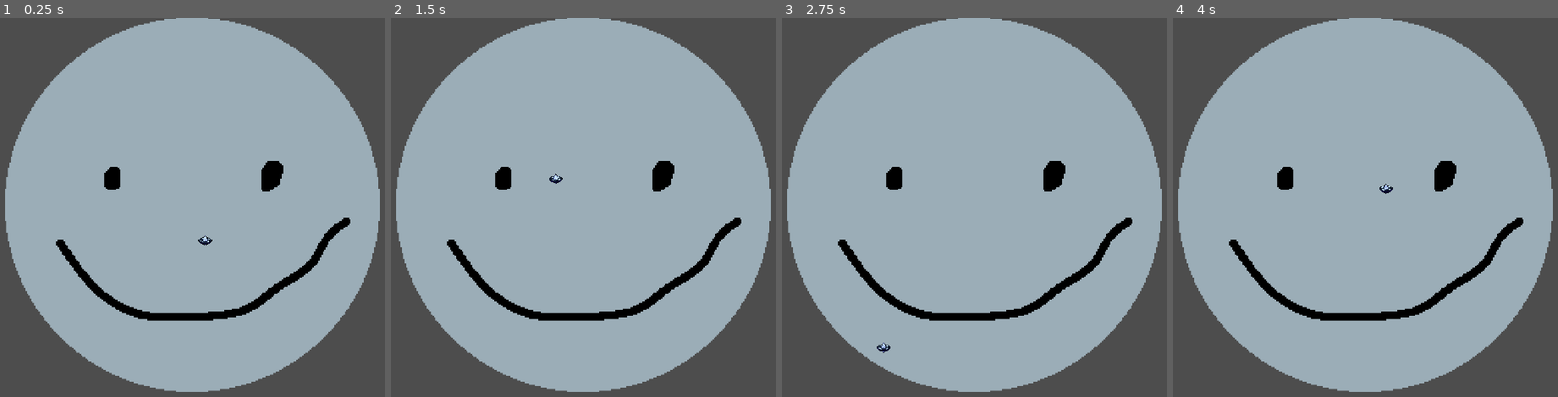
Above: before the commit, frames 1-4 (left to right).
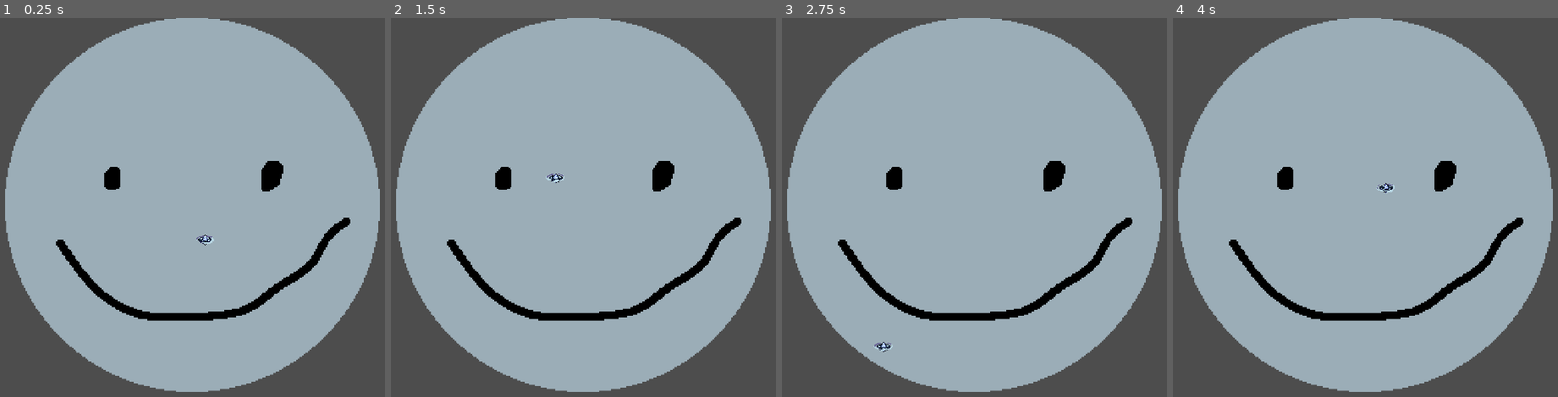
Above: after the commit, the same moments.

Repository: Dragos-Lup/spin
Game: Godot game, scene res://scenes/testing_scene.tscn
Same seed, same stepped clock (60 frames per second), same inputs: the game is played once before the commit and once after it.
Inputs (mouse positions are in pixels of both pictures, inside the frame that each line leads up to):
- Up to frame 1 (0.25 s): no input
- Up to frame 2 (1.5 s): tap Enter at 0.5 s; move the mouse to (741, 188) at 0.52 s; hold D (right) 0.53-1.28 s; click (741, 188) at 0.6 s; move the mouse to (456, 226) at 1.27 s; hold S (down) from 1.28 s (still down); click (456, 226) at 1.35 s
- Up to frame 3 (2.75 s): tap Space at 2 s; move the mouse to (1051, 124) at 2.02 s; release S (down) at 2.03 s; hold D (right) from 2.03 s (still down); click (1051, 124) at 2.1 s
- Up to frame 4 (4 s): move the mouse to (1338, 283) at 2.77 s; release D (right) at 2.78 s; hold W (up) 2.78-3.53 s; click (1338, 283) at 2.85 s; tap Enter at 3.5 s; move the mouse to (outside the picture) at 3.52 s; hold A (left) from 3.53 s (still down); click (outside the picture) at 3.6 s

The runs differ from the first frame. In frame 1, less than 0.1% of the frame differs, in the area x 50-56%, y 57-61%; in frame 2, less than 0.1%; in frame 3, less than 0.1%, in the area x 23-29%, y 85-89%; in frame 4, less than 0.1%.

Commit message:
fireanim and wind vfx for the main guy

Diff:
--- a/scenes/main_character.tscn
+++ b/scenes/main_character.tscn
@@ -6,33 +6,33 @@
 [sub_resource type="CircleShape2D" id="CircleShape2D_d632g"]
 radius = 16.0
 
-[sub_resource type="AtlasTexture" id="AtlasTexture_mnh02"]
+[sub_resource type="AtlasTexture" id="AtlasTexture_0ckg3"]
 atlas = ExtResource("2_5ilc7")
-region = Rect2(0, 0, 48, 48)
+region = Rect2(0, 0, 72, 76)
 
-[sub_resource type="AtlasTexture" id="AtlasTexture_aoina"]
+[sub_resource type="AtlasTexture" id="AtlasTexture_2uu7p"]
 atlas = ExtResource("2_5ilc7")
-region = Rect2(48, 0, 48, 48)
+region = Rect2(72, 0, 72, 76)
 
-[sub_resource type="AtlasTexture" id="AtlasTexture_8006m"]
+[sub_resource type="AtlasTexture" id="AtlasTexture_ume2o"]
 atlas = ExtResource("2_5ilc7")
-region = Rect2(0, 48, 48, 48)
+region = Rect2(0, 76, 72, 76)
 
-[sub_resource type="SpriteFrames" id="SpriteFrames_tlwcf"]
+[sub_resource type="SpriteFrames" id="SpriteFrames_ef7cn"]
 animations = [{
 "frames": [{
 "duration": 1.0,
-"texture": SubResource("AtlasTexture_mnh02")
+"texture": SubResource("AtlasTexture_0ckg3")
 }, {
 "duration": 1.0,
-"texture": SubResource("AtlasTexture_aoina")
+"texture": SubResource("AtlasTexture_2uu7p")
 }, {
 "duration": 1.0,
-"texture": SubResource("AtlasTexture_8006m")
+"texture": SubResource("AtlasTexture_ume2o")
 }],
 "loop": true,
 "name": &"default",
-"speed": 30.0
+"speed": 10.0
 }]
 
 [sub_resource type="AnimationNodeAnimation" id="AnimationNodeAnimation_usv1h"]
@@ -122,7 +122,8 @@
 shape = SubResource("CircleShape2D_d632g")
 
 [node name="AnimatedSprite2D" type="AnimatedSprite2D" parent="."]
-sprite_frames = SubResource("SpriteFrames_tlwcf")
+texture_filter = 1
+sprite_frames = SubResource("SpriteFrames_ef7cn")
 autoplay = "default"
 metadata/_aseprite_wizard_interface_config_ = {
 "layer_section": true,
@@ -138,7 +139,7 @@
 "slice": "",
 "source": "res://asesprite/alexstuff/spinningtopfirstproto.aseprite"
 }
-metadata/_aseprite_wizard_source_file_hash_ = "77b164a378b549f3bae022134d6464b9"
+metadata/_aseprite_wizard_source_file_hash_ = "110119e6731a00e2dfe8855dc66da1dd"
 
 [node name="dashTimer" type="Timer" parent="."]
 unique_name_in_owner = true
Binary file added: asesprite/alexstuff/fireanim.aseprite
Not shown, added: asesprite/alexstuff/fireanim.aseprite.import
Binary file added: asesprite/alexstuff/fireanim.png
Not shown, added: asesprite/alexstuff/fireanim.png.import
Binary file changed: asesprite/alexstuff/spinningtopfirstproto.aseprite
Binary file added: asesprite/dragosbad/dummy.png
Binary file changed: scenes/spinningtopfirstproto.png
